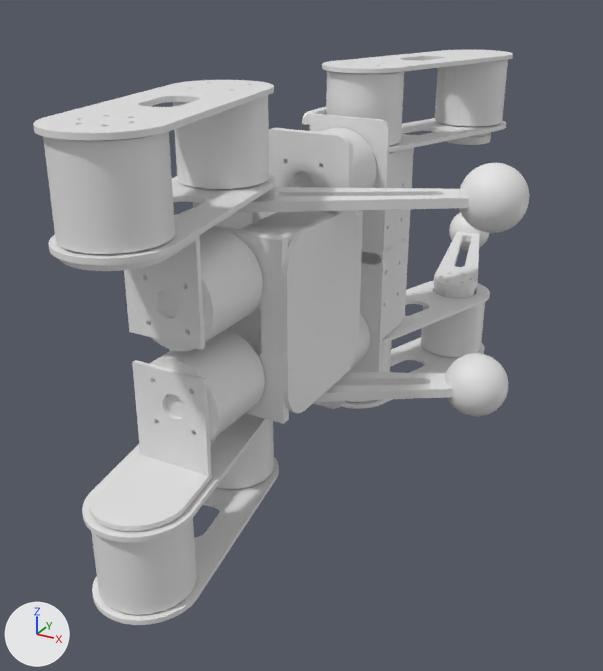
The glTF model quad00/out/assembly/quad-humanoid5.glb as it was, and as the next commit left it.
One viewpoint serves both versions: a 50 mm camera at (269.0, -897.0, 199.0) aimed at (-16.0, -378.0, -60.0). Every picture has the same lights, and +X, +Y and +Z are marked at lower left. The picture after the commit comes second. Where no turn or scale is listed for an object, it has been applied to the vertices. Vertices at exactly the same position are counted once.

Objects in the first picture: 'chassis-deck-whole-bottom', 'chassis-nose', 'paw.al', 'paw.ar', 'rs00-abad.al', 'rs00-abad.ar', 'rs00-hip.al', 'rs00-hip.ar', 'rs00-knee.al', 'rs00-knee.ar', 'shin.al', 'shin.ar', 'thigh-inner.al', 'thigh-inner.ar', 'thigh-outer.al', 'thigh-outer.ar', 'yoke.al', 'yoke.ar' and 21 more.
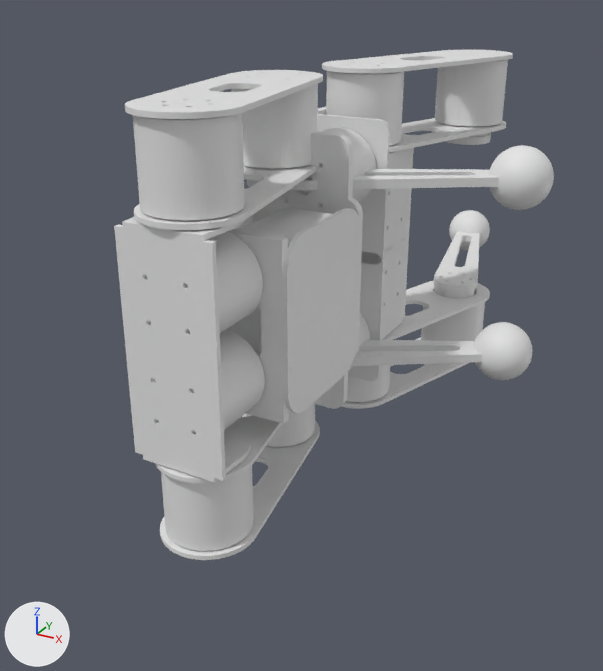
Pixel boxes (x1, y1, x2, y2) of what changed, in the pictures (603 x 671 px):
'rs00-hip.al', moved
    before: (43, 131, 175, 254)
    after: (133, 113, 245, 220)
'yoke.ar', reshaped, moved (20% shorter)
    before: (89, 360, 212, 531)
    after: (125, 345, 251, 482)
'yoke.al', reshaped, moved (10% narrower, 34% taller)
    before: (60, 236, 205, 350)
    after: (114, 217, 244, 370)
'rs00-hip.ar', moved
    before: (91, 518, 197, 615)
    after: (161, 466, 254, 551)
'rs00-knee.al', moved
    before: (173, 95, 269, 189)
    after: (231, 84, 318, 168)
'thigh-outer.al', moved
    before: (33, 80, 274, 141)
    after: (125, 70, 323, 119)
'thigh-outer.ar', moved
    before: (92, 457, 279, 625)
    after: (160, 420, 320, 560)
'shin.al', moved
    before: (193, 187, 469, 213)
    after: (247, 169, 499, 190)
'thigh-inner.al', moved
    before: (48, 174, 275, 265)
    after: (134, 165, 317, 230)
'shin.ar', moved
    before: (315, 372, 453, 402)
    after: (351, 340, 482, 366)
'paw.al', moved
    before: (459, 163, 529, 233)
    after: (489, 145, 554, 210)
'paw.ar', moved
    before: (445, 353, 508, 416)
    after: (474, 322, 533, 380)
'thigh-inner.ar', moved
    before: (82, 413, 268, 542)
    after: (155, 411, 291, 483)
'rs00-knee.ar', moved
    before: (210, 420, 274, 489)
    after: (242, 404, 315, 447)
part 1 of me_yoke_yoke, added
    after: (114, 225, 226, 481)
part 2 of me_yoke_yoke, cut back (mostly hidden afterwards)
    before: (60, 236, 212, 531)
    after: (122, 217, 251, 482)

Patch to the scene script:
```diff
--- a/quad00/out/assembly/quad-humanoid5.glb.py
+++ b/quad00/out/assembly/quad-humanoid5.glb.py
@@ me_yoke_yoke @@
 # used by ob_yoke_al; location = (0.0, -595.4, 75.6); rotation_euler = (3.142, 0.0, -1.571), in degrees (180, 0, -90); scale = (-1.0, -1.0, -1.0)
-me_yoke_yoke.from_pydata(...)  # 2034 vertices, 4096 faces; spans x -28.0..38.2, y -28.0..28.0, z -66.1..4.2
+me_yoke_yoke.from_pydata(...)  # 1842 vertices, 3704 faces; spans x -28.7..28.0, y -32.0..32.0, z -76.1..4.2
+# me_yoke_yoke part 1: a new loose piece of 776 vertices spanning x -28.7..-25.5, y -32.0..32.0, z -76.1..-4.2
+# me_yoke_yoke part 2: 8 vertices moved from x -10.7..-5.5, y 25.9..27.5, z -4.2..-1.0 to x 9.0..14.0, y 24.2..26.5, z -4.2..-1.0; 1052 vertices removed from x -28.0..38.2, y -28.0..27.8, z -66.1..-1.0; 84 vertices added at x -28.7..28.0, y -27.9..27.0, z -4.2..-1.0
@@ ob_thigh_inner_al @@
 ob_thigh_inner_al = bpy.data.objects.new('thigh-inner.al', me_thigh_inner_yoke)
-ob_thigh_inner_al.location = (0.0, -595.4, 75.6)
+ob_thigh_inner_al.location = (0.0, -531.7, 75.6)
 ob_thigh_inner_al.rotation_euler = (0.0, 0.0, -1.571)  # degrees (0, 0, -90)
@@ ob_thigh_outer_al @@
 ob_thigh_outer_al = bpy.data.objects.new('thigh-outer.al', me_thigh_outer_yoke)
-ob_thigh_outer_al.location = (0.0, -595.4, 75.6)
+ob_thigh_outer_al.location = (0.0, -531.7, 75.6)
 ob_thigh_outer_al.rotation_euler = (0.0, 0.0, -1.571)  # degrees (0, 0, -90)
@@ ob_shin_al @@
 ob_shin_al = bpy.data.objects.new('shin.al', me_shin_yoke)
-ob_shin_al.location = (0.0, -595.4, 75.6)
+ob_shin_al.location = (0.0, -531.7, 75.6)
 ob_shin_al.rotation_euler = (0.0, 0.0, -1.571)  # degrees (0, 0, -90)
@@ ob_paw_al @@
 ob_paw_al = bpy.data.objects.new('paw.al', me_paw_yoke)
-ob_paw_al.location = (0.0, -595.4, 75.6)
+ob_paw_al.location = (0.0, -531.7, 75.6)
 ob_paw_al.rotation_euler = (0.0, 0.0, -1.571)  # degrees (0, 0, -90)
@@ ob_rs00_hip_al @@
 ob_rs00_hip_al = bpy.data.objects.new('rs00-hip.al', me_rs00_hip_yoke)
-ob_rs00_hip_al.location = (0.0, -595.4, 75.6)
+ob_rs00_hip_al.location = (0.0, -531.7, 75.6)
 ob_rs00_hip_al.rotation_euler = (0.0, 0.0, -1.571)  # degrees (0, 0, -90)
@@ ob_rs00_knee_al @@
 ob_rs00_knee_al = bpy.data.objects.new('rs00-knee.al', me_rs00_knee_yoke)
-ob_rs00_knee_al.location = (0.0, -595.4, 75.6)
+ob_rs00_knee_al.location = (0.0, -531.7, 75.6)
 ob_rs00_knee_al.rotation_euler = (0.0, 0.0, -1.571)  # degrees (0, 0, -90)
@@ ob_yoke_al @@
 ob_yoke_al = bpy.data.objects.new('yoke.al', me_yoke_yoke)
-ob_yoke_al.location = (0.0, -595.4, 75.6)
+ob_yoke_al.location = (0.0, -531.7, 75.6)
 ob_yoke_al.rotation_euler = (3.142, 0.0, -1.571)  # degrees (180, 0, -90)
@@ ob_thigh_inner_ar @@
 ob_thigh_inner_ar = bpy.data.objects.new('thigh-inner.ar', me_thigh_inner_yoke)
-ob_thigh_inner_ar.location = (0.0, -595.4, -75.6)
+ob_thigh_inner_ar.location = (0.0, -531.7, -75.6)
 ob_thigh_inner_ar.rotation_euler = (0.0, 0.0, 1.571)  # degrees (0, 0, 90)
@@ ob_thigh_outer_ar @@
 ob_thigh_outer_ar = bpy.data.objects.new('thigh-outer.ar', me_thigh_outer_yoke)
-ob_thigh_outer_ar.location = (0.0, -595.4, -75.6)
+ob_thigh_outer_ar.location = (0.0, -531.7, -75.6)
 ob_thigh_outer_ar.rotation_euler = (0.0, 0.0, 1.571)  # degrees (0, 0, 90)
@@ ob_shin_ar @@
 ob_shin_ar = bpy.data.objects.new('shin.ar', me_shin_yoke)
-ob_shin_ar.location = (0.0, -595.4, -75.6)
+ob_shin_ar.location = (0.0, -531.7, -75.6)
 ob_shin_ar.rotation_euler = (0.0, 0.0, 1.571)  # degrees (0, 0, 90)
@@ ob_paw_ar @@
 ob_paw_ar = bpy.data.objects.new('paw.ar', me_paw_yoke)
-ob_paw_ar.location = (0.0, -595.4, -75.6)
+ob_paw_ar.location = (0.0, -531.7, -75.6)
 ob_paw_ar.rotation_euler = (0.0, 0.0, 1.571)  # degrees (0, 0, 90)
@@ ob_rs00_hip_ar @@
 ob_rs00_hip_ar = bpy.data.objects.new('rs00-hip.ar', me_rs00_hip_yoke)
-ob_rs00_hip_ar.location = (0.0, -595.4, -75.6)
+ob_rs00_hip_ar.location = (0.0, -531.7, -75.6)
 ob_rs00_hip_ar.rotation_euler = (0.0, 0.0, 1.571)  # degrees (0, 0, 90)
@@ ob_rs00_knee_ar @@
 ob_rs00_knee_ar = bpy.data.objects.new('rs00-knee.ar', me_rs00_knee_yoke)
-ob_rs00_knee_ar.location = (0.0, -595.4, -75.6)
+ob_rs00_knee_ar.location = (0.0, -531.7, -75.6)
 ob_rs00_knee_ar.rotation_euler = (0.0, 0.0, 1.571)  # degrees (0, 0, 90)
@@ ob_yoke_ar @@
 ob_yoke_ar = bpy.data.objects.new('yoke.ar', me_yoke_yoke)
-ob_yoke_ar.location = (0.0, -595.4, -75.6)
+ob_yoke_ar.location = (0.0, -531.7, -75.6)
 ob_yoke_ar.rotation_euler = (3.142, 0.0, 1.571)  # degrees (180, 0, 90)
```
